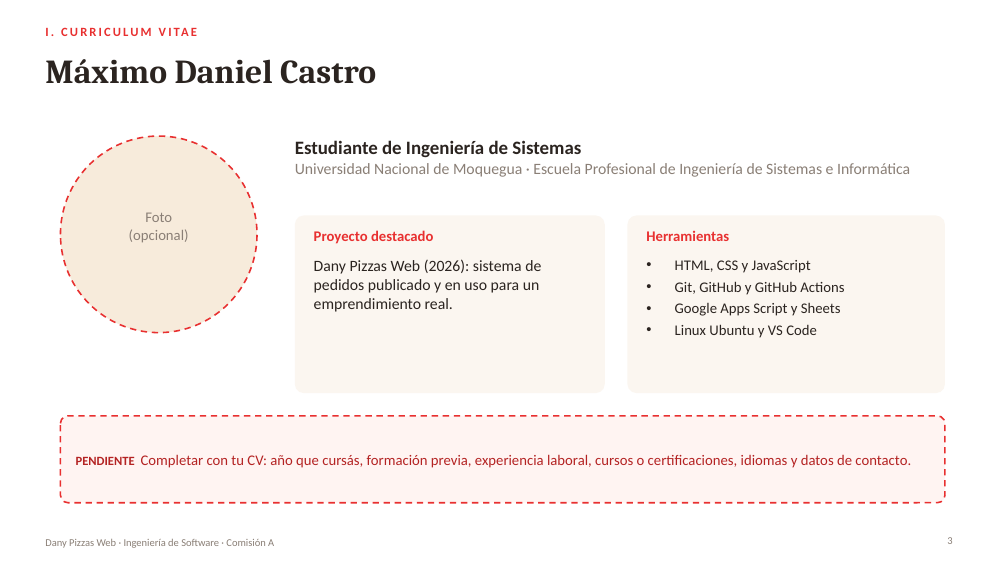
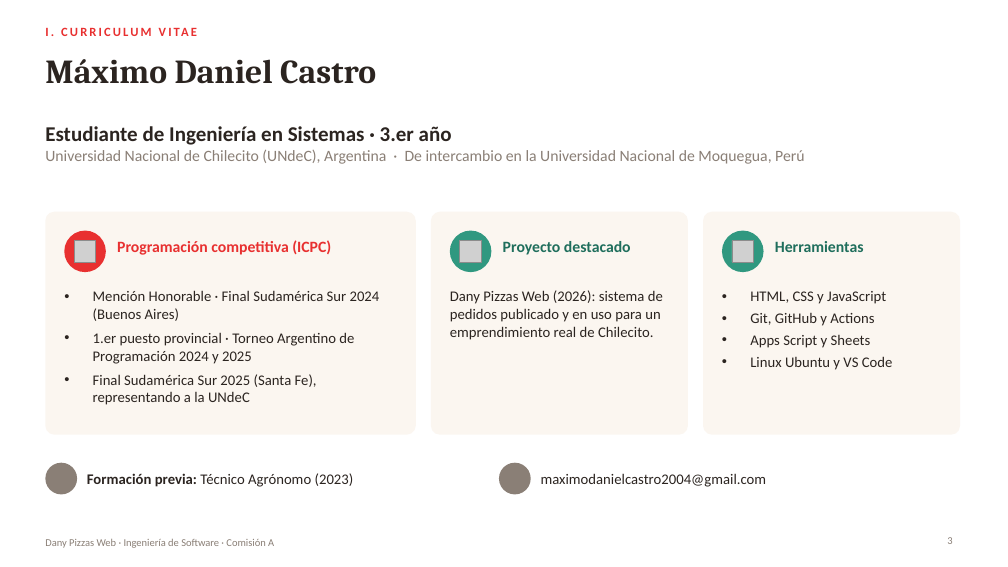
Before and after one commit to CastroMaximo/DanyPizzas, a slide deck: slide 3 of docs/presentacion/DanyPizzas_Presentacion.pptx. Drawn at 1008x567 pixels with LibreOffice and Linux fonts; fonts in the diff are those of the drawing; grey boxes stand for pictures; background and template pictures are left out. Boxes give left, top, right and bottom in pixels: in the first picture for what was removed or moved away, otherwise in the second. Text is boxed around its words. In the diff, an @@ line names an element or a change of style, - is before the commit and + after.

```diff
--- a/docs/presentacion/DanyPizzas_Presentacion.pptx
+++ b/docs/presentacion/DanyPizzas_Presentacion.pptx
@@ text at box(45, 126, 804, 164): text changed @@
-Estudiante de Ingeniería de Sistemas
-Universidad Nacional de Moquegua · Escuela Profesional de Ingeniería de Sistemas e Informática
+Estudiante de Ingeniería en Sistemas · 3.er año
+Universidad Nacional de Chilecito (UNdeC), Argentina · De intercambio en la Universidad Nacional de Moquegua, Perú
@@ ellipse removed at box(60, 136, 257, 333) @@
@@ rounded rectangle at box(45, 212, 416, 435): proportions changed @@
@@ rounded rectangle: place and size @@
-rounded rectangle at box(295, 216, 605, 393)
+rounded rectangle at box(45, 212, 416, 435)
@@ ellipse added at box(64, 231, 106, 272), fill #E83030 @@
@@ text removed at box(129, 212, 189, 243) @@
-Foto
-(opcional)
@@ rounded rectangle: place and size @@
-rounded rectangle at box(628, 216, 945, 393)
+rounded rectangle at box(431, 212, 688, 435)
@@ rounded rectangle at box(431, 212, 688, 435): proportions changed @@
@@ ellipse added at box(450, 231, 492, 272), fill #309880 @@
@@ text "Proyecto destacado" at box(503, 241, 631, 255): size 14 to 15 pt, text colour #E83030 to #1F6E5C @@
@@ text "Proyecto destacado": place and size @@
-text "Proyecto destacado" at box(314, 230, 433, 244)
+text "Proyecto destacado" at box(503, 241, 631, 255)
@@ rounded rectangle added at box(703, 212, 960, 435), fill #FBF6F0 @@
@@ ellipse added at box(722, 231, 764, 272), fill #309880 @@
@@ text "Herramientas": place and size @@
-text "Herramientas" at box(646, 231, 729, 241)
+text "Herramientas" at box(775, 241, 864, 252)
@@ text "Herramientas" at box(775, 241, 864, 252): size 14 to 15 pt, text colour #E83030 to #1F6E5C @@
@@ picture added at box(74, 240, 96, 262) @@
@@ text added at box(117, 240, 331, 255), 15 pt, text #E83030, bold @@
+Programación competitiva (ICPC)
@@ picture added at box(460, 240, 482, 262) @@
@@ picture added at box(732, 240, 754, 262) @@
@@ text added at box(93, 290, 380, 405), 14 pt, text #2B2420 @@
+• Mención Honorable · Final Sudamérica Sur 2024 (Buenos Aires)
+• 1.er puesto provincial · Torneo Argentino de Programación 2024 y 2025
+• Final Sudamérica Sur 2025 (Santa Fe), representando a la UNdeC
@@ text at box(450, 290, 663, 340): text changed; size 15 to 14 pt @@
-Dany Pizzas Web (2026): sistema de pedidos publicado y en uso para un emprendimiento real.
+Dany Pizzas Web (2026): sistema de pedidos publicado y en uso para un emprendimiento real de Chilecito.
@@ text "HTML, CSS y JavaScript": place and size @@
-text "HTML, CSS y JavaScript" at box(675, 260, 844, 338)
+text "HTML, CSS y JavaScript" at box(750, 291, 893, 370)
@@ text at box(750, 313, 874, 348): text changed @@
-• Git, GitHub y GitHub Actions
-• Google Apps Script y Sheets
+• Git, GitHub y Actions
+• Apps Script y Sheets
@@ rounded rectangle removed at box(60, 416, 945, 503) @@
@@ ellipse added at box(45, 463, 77, 495), fill #8A7F76 @@
@@ text removed at box(76, 454, 911, 468) @@
-PENDIENTE Completar con tu CV: año que cursás, formación previa, experiencia laboral, cursos o certificaciones, idiomas y datos de contacto.
@@ text added at box(87, 473, 354, 487), 14 pt, text #2B2420 @@
+Formación previa: Técnico Agrónomo (2023)
@@ ellipse added at box(499, 463, 531, 495), fill #8A7F76 @@
@@ text added at box(541, 473, 767, 487), 14 pt, text #2B2420 @@
+maximodanielcastro2004@gmail.com
```
Also in this commit, not shown: 1 other slide changed, 1 other file.
